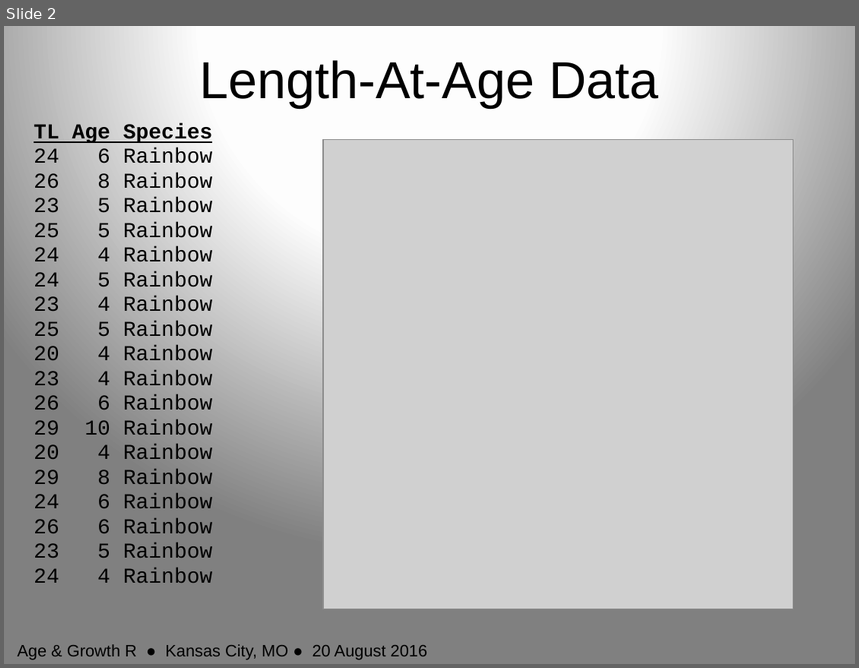
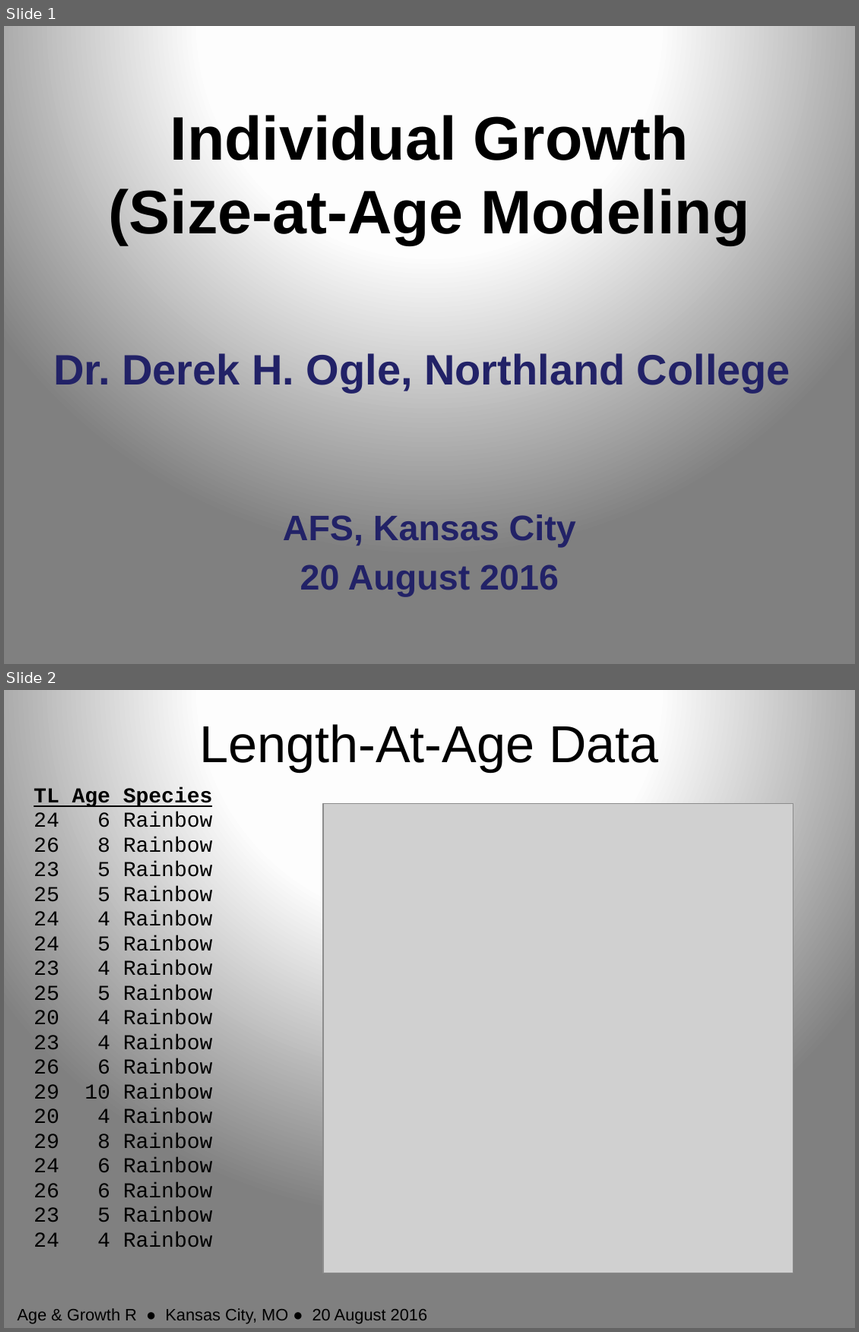
Before and after one commit to anhnguyendepocen/RCourseKC2016, a slide deck: Slides/Growth_Single.pptx. Shown one above the other, each under a label of ours: slide 2 before the commit, slides 1 and 2 after it. The pictures are 859x668 and 859x1332 pixels, drawn with LibreOffice and Linux fonts; fonts in the diff are those of the drawing; grey boxes stand for pictures. Boxes give left, top, right and bottom in pixels: in the first picture for what was removed or moved away, otherwise in the second. Text is boxed around its words. In the diff, an @@ line names an element or a change of style, - is before the commit and + after.

```diff
--- a/Slides/Growth_Single.pptx
+++ b/Slides/Growth_Single.pptx
@@ slide 1 added at [4,26,855,664], background gradient #FFFFFF to #FEFEFE to #808080 @@
@@ title added at [109,115,750,244], 52 pt, text #000000, bold @@
+Individual Growth
+(Size-at-Age Modeling
@@ subtitle added at [53,354,791,392], 36 pt, text #222267, bold @@
+Dr. Derek H. Ogle, Northland College
@@ text added at [283,515,576,598], 30 pt, text #222267, bold @@
+AFS, Kansas City
+20 August 2016
```
Also in this commit, not shown: 3 slides changed, 5 other slides added, 1 slide removed, 23 other files.
